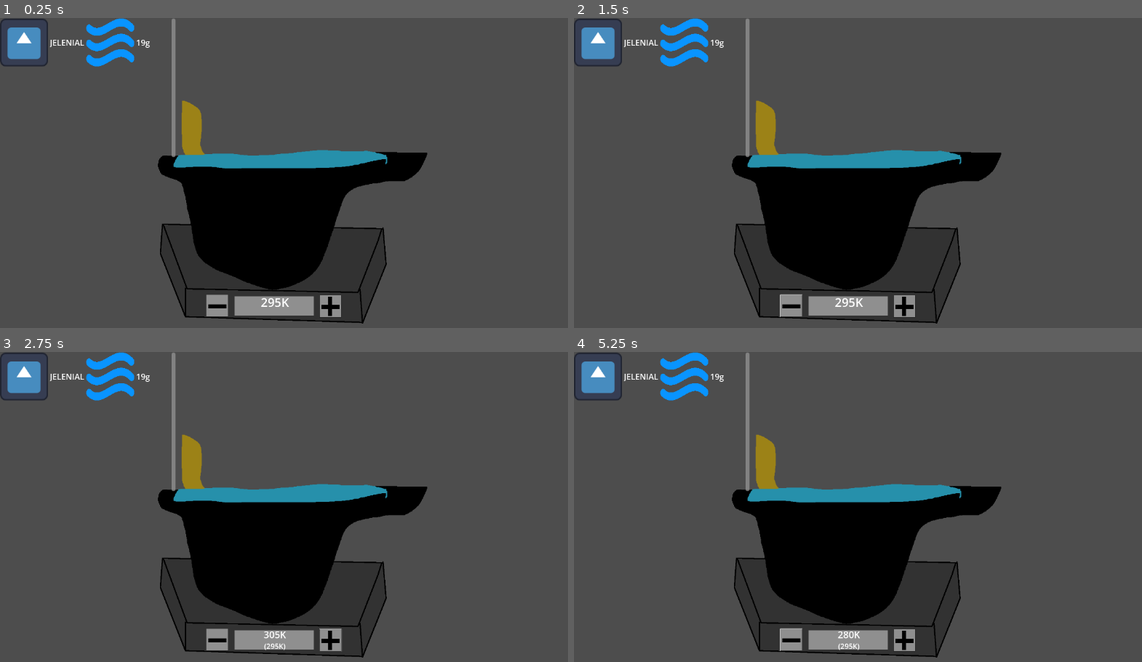
Above: before the commit, frames 1-4 (two rows, left to right).
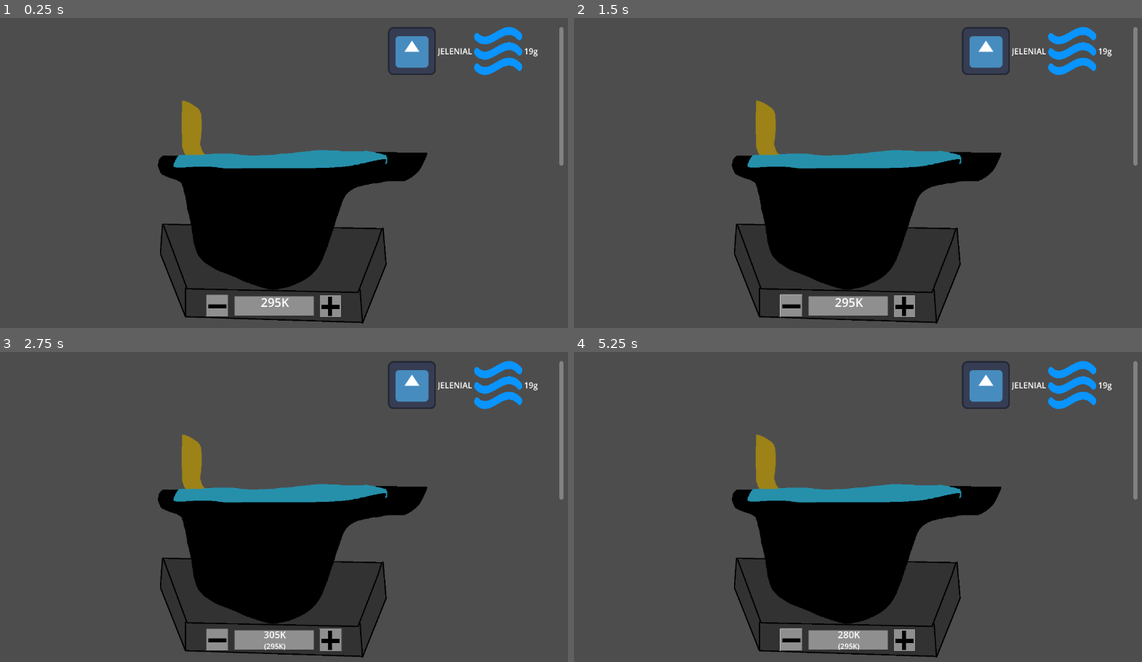
Above: after the commit, the same moments.

Repository: Gutek8134/poison-craft
Game: Godot game, scene res://scenes/prefabs/cauldron.tscn
The game is run twice, just before and just after one commit, with the same random seed, the same clock (stepped at 60 frames per second) and the same inputs. The project has no main scene, so this scene is started directly. The engine's default icon, where the game draws it, is replaced by a stand-in: a white triangle on a blue panel in a dark square.
Inputs (mouse positions are in pixels of both pictures, inside the frame that each line leads up to):
- Up to frame 1 (0.25 s): no input
- Up to frame 2 (1.5 s): click (903, 306) at 0.5 s; click (789, 306) at 1.25 s
- Up to frame 3 (2.75 s): click (329, 640) at 2 s
- Up to frame 4 (5.25 s): click (789, 640) at 2.75 s; click (903, 640) at 3.5 s; click (789, 640) at 4.25 s; tap Enter at 5 s; hold Shift from 5.03 s (still down)

The runs differ from the first frame. In frame 1, 3.8% of the frame differs, in the area x 0-100%, y 0-48%; in frame 2, 3.8%; in frame 3, 3.8%; in frame 4, 3.8%.

Commit message:
Added container to cauldron scene instead of instantiating, garbage collected reaction timers

Diff:
--- a/scenes/prefabs/cauldron.tscn
+++ b/scenes/prefabs/cauldron.tscn
@@ -1,9 +1,10 @@
-[gd_scene load_steps=5 format=3 uid="uid://bveoo716ac81d"]
+[gd_scene load_steps=6 format=3 uid="uid://bveoo716ac81d"]
 
 [ext_resource type="Script" path="res://scripts/cauldron.gd" id="1_t4s4w"]
 [ext_resource type="Texture2D" uid="uid://d2paw5vc8p2xk" path="res://content/images/cauldron-t.png" id="2_fy3fo"]
 [ext_resource type="Texture2D" uid="uid://dful5kmhtcxmm" path="res://content/images/plus-t.png" id="3_plr1v"]
 [ext_resource type="Texture2D" uid="uid://h01ytmr31lmw" path="res://content/images/minus-t.png" id="4_42w8m"]
+[ext_resource type="PackedScene" uid="uid://chv6qeqta4eot" path="res://scenes/prefabs/container.tscn" id="5_jy1nj"]
 
 [node name="Cauldron" type="Node2D"]
 script = ExtResource("1_t4s4w")
@@ -48,5 +49,8 @@
 scroll_active = false
 text_direction = 1
 
+[node name="Container" parent="." instance=ExtResource("5_jy1nj")]
+position = Vector2(769, 17)
+
 [connection signal="pressed" from="cauldron_sprite/increase_temperature" to="." method="_on_increase_temperature_button_pressed"]
 [connection signal="pressed" from="cauldron_sprite/decrease_temperature" to="." method="_on_decrease_temperature_button_pressed"]
--- a/scripts/cauldron.gd
+++ b/scripts/cauldron.gd
@@ -45,12 +45,11 @@
 
 # Called when the node enters the scene tree for the first time.
 func _ready():
-	content = substance_container_scene.instantiate()
+	content = $Container
 	content.data_table = data_table
 	content.timers_parent_node = self
 	current_temperature = SubstanceContainer.room_temperature
 	target_temperature = current_temperature
-	add_child(content)
 	_test()
 
 func self_destruct() -> void:
--- a/scripts/container.gd
+++ b/scripts/container.gd
@@ -23,7 +23,7 @@
 ## key(string - reaction name): Timer
 @onready var ongoing_reactions_timers: Dictionary = {}
 
-var timers_parent_node: Node
+@onready var timers_parent_node: Node = self
 @onready var content_display := $substance_scroll/substance_grid as GridContainer
 
 func update_substance_display() -> void:
@@ -76,6 +76,7 @@
 		var reaction = ongoing_reactions[reaction_id]
 		if reaction not in real_reactions:
 			ongoing_reactions.remove_at(reaction_id)
+			ongoing_reactions_timers[reaction.name].queue_free()
 			ongoing_reactions_timers.erase(reaction.name)
 
 	# 2 - add not present in ongoing_reactions
